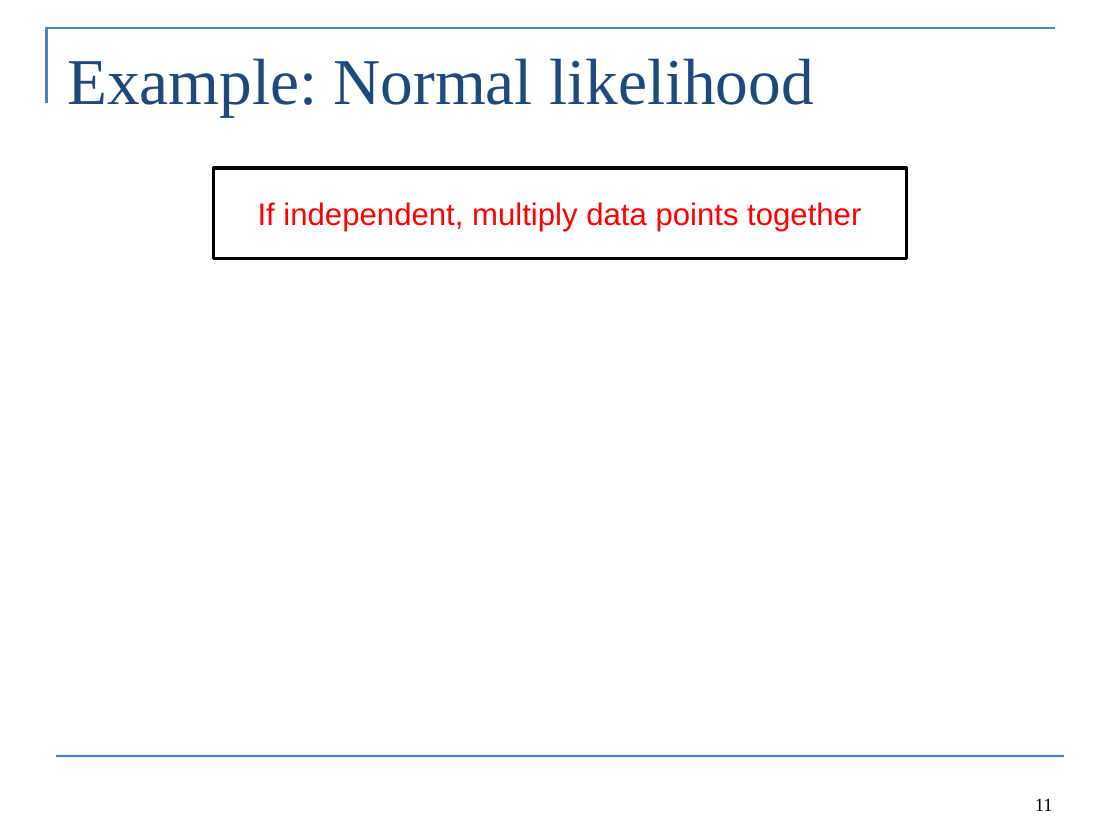
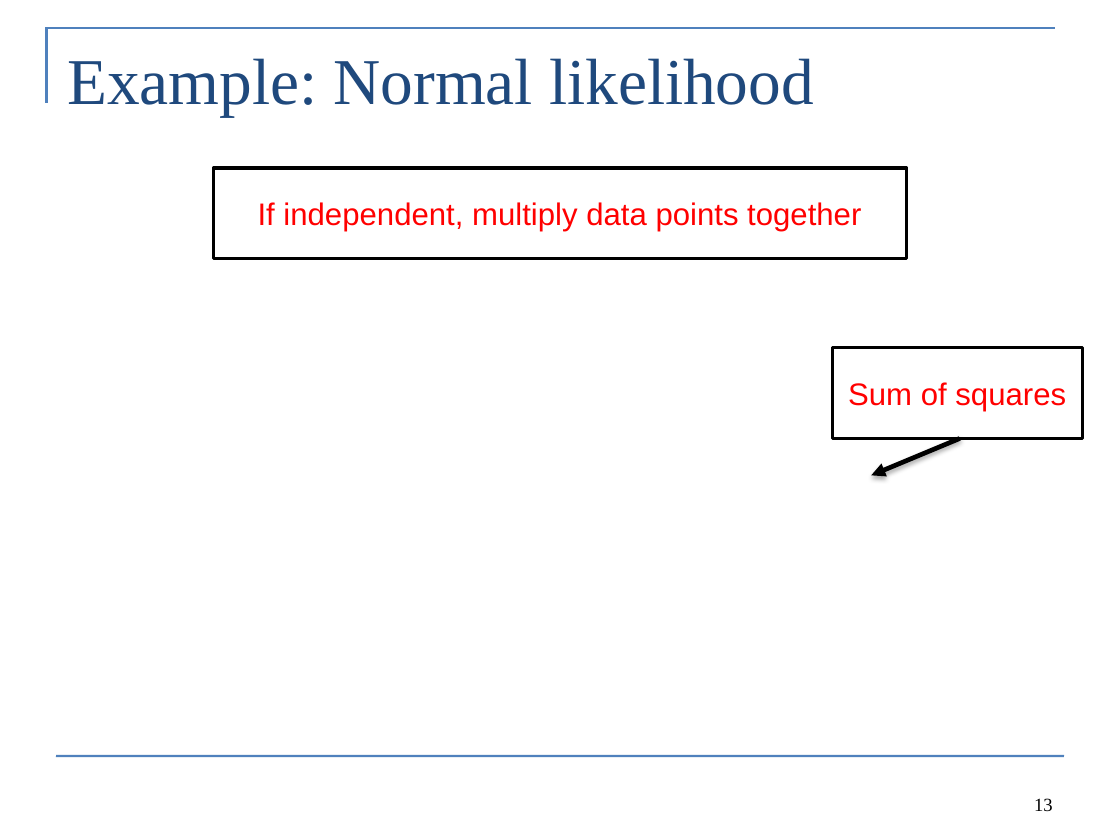
Before and after one commit to colemonnahan/tmb_workshop, a slide deck: slide 13 of day1/lecture1_maximum_likelihood.pptx (slide 11 before the commit). Drawn at 1120x840 pixels with LibreOffice and Linux fonts; fonts in the diff are those of the drawing; grey boxes stand for pictures. Boxes give left, top, right and bottom in pixels: in the first picture for what was removed or moved away, otherwise in the second. Text is boxed around its words. In the diff, an @@ line names an element or a change of style, - is before the commit and + after.

```diff
--- a/day1/lecture1_maximum_likelihood.pptx
+++ b/day1/lecture1_maximum_likelihood.pptx
@@ rectangle added at [832, 347, 1082, 438], outline #000000 2 pt, 20 pt, text #FF0000 @@
+Sum of squares
@@ arrow added from (960, 438) to (871, 475), #000000 3 pt @@
@@ page number at [1034, 798, 1053, 812]: text changed @@
-11
+13
```
Also in this commit, not shown: 16 other slides changed, 3 slides added, 12 other files.
